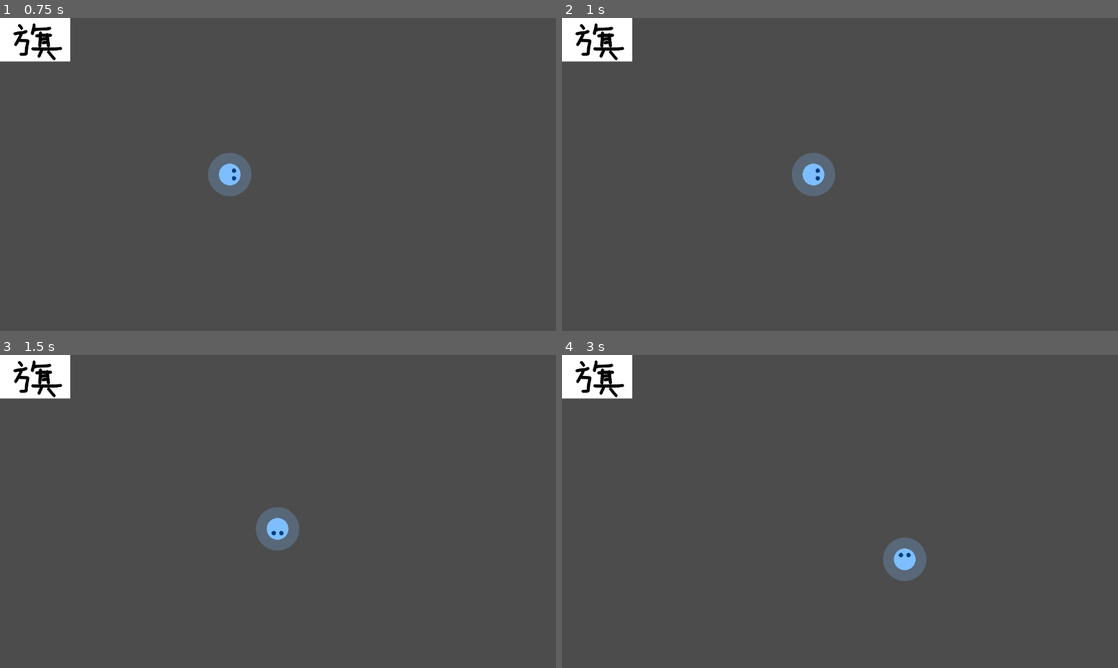
Above: before the commit, frames 1-4 (two rows, left to right).
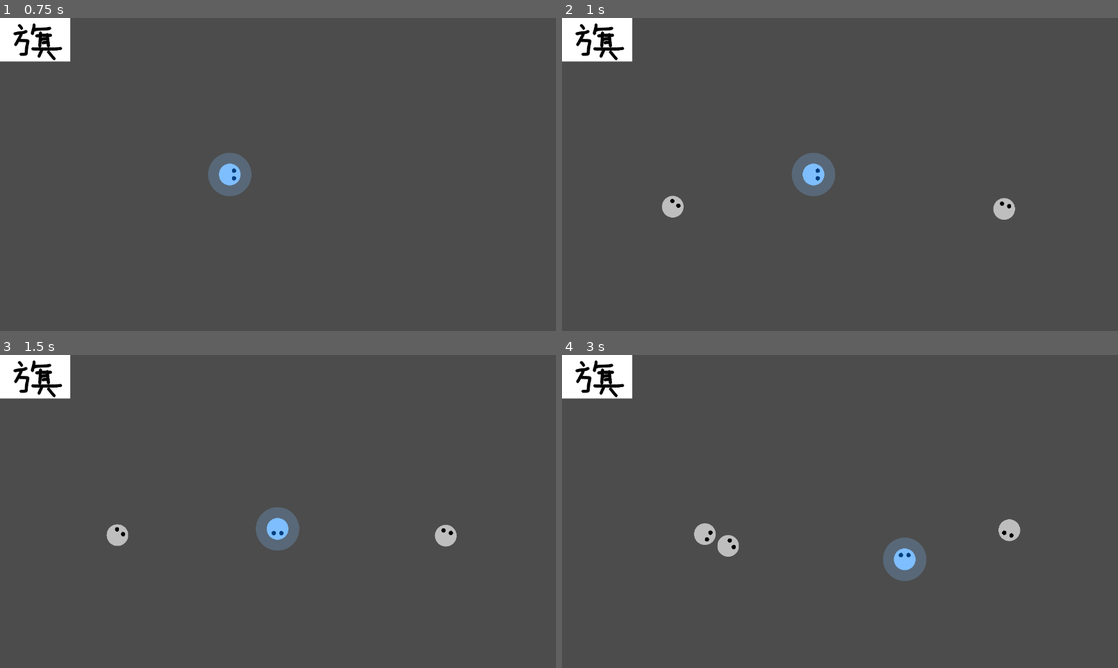
Above: after the commit, the same moments.

Repository: saimukzi/NfaoPoSim
Game: Godot game, scene res://DemoStage/DemoStage.tscn
Same seed, same stepped clock (60 frames per second), same inputs: the game is played once before the commit and once after it. Sound files missing from this copy of the repository are replaced by a short silence.
Inputs:
- Up to frame 1 (0.75 s): tap Enter at 0.5 s; hold Right (game_right) from 0.53 s (still down); hold Z (game_eat) from 0.53 s (still down)
- Up to frame 2 (1 s): keep holding Right (game_right); keep holding Z (game_eat)
- Up to frame 3 (1.5 s): release Right (game_right) at 1.28 s; release Z (game_eat) at 1.28 s; hold Down (game_down) from 1.28 s (still down); tap Z (game_eat) at 1.35 s
- Up to frame 4 (3 s): release Down (game_down) at 2.03 s; hold Right (game_right) 2.03-2.78 s; hold Z (game_eat) 2.03-2.78 s; hold Up (game_up) from 2.78 s (still down); tap Z (game_eat) at 2.85 s

Frame 1 is identical in both runs. In frame 2, 0.4% of the frame differs, in the area x 18-82%, y 56-65%; in frame 3, 0.4%; in frame 4, 0.6%, in the area x 23-83%, y 52-65%.

Commit message:
DemoStage add MobSpawner

Diff:
--- /dev/null
+++ b/DemoStage/DemoMobSpawner.gd
@@ -0,0 +1,24 @@
+extends Node2D
+
+const SPAWN_PER_SEC = 1
+
+export(NodePath) var map
+onready var map_node = get_node(map)
+
+export(NodePath) var anthem_system
+onready var anthem_system_node = get_node(anthem_system)
+onready var anthem_system_node_abs_path = anthem_system_node.get_path()
+
+onready var random_move_mob_scene = preload("res://Mobs/RandomMoveMob/RandomMoveMob.tscn")
+onready var rand = $"/root/Runtime".rand
+
+func _physics_process(delta):
+	if rand.randf() < delta / SPAWN_PER_SEC:
+		spawn_mod()
+
+func spawn_mod():
+	$"Path2D/PathFollow2D".unit_offset = rand.randf()
+	var mob_instance = random_move_mob_scene.instance() as Node2D
+	mob_instance.anthem_system = anthem_system_node_abs_path
+	map_node.add_child(mob_instance)
+	mob_instance.global_position = $"Path2D/PathFollow2D".global_position
--- a/DemoStage/DemoStage.tscn
+++ b/DemoStage/DemoStage.tscn
@@ -1,7 +1,13 @@
-[gd_scene load_steps=3 format=2]
+[gd_scene load_steps=5 format=2]
 
 [ext_resource path="res://GameBase/GameBase.tscn" type="PackedScene" id=1]
+[ext_resource path="res://DemoStage/DemoMobSpawner.gd" type="Script" id=2]
 [ext_resource path="res://GameBase/FlagBase.tscn" type="PackedScene" id=4]
+
+[sub_resource type="Curve2D" id=1]
+_data = {
+"points": PoolVector2Array( 0, 0, 0, 0, 161, 800, 0, 0, 0, 0, 1200, 800 )
+}
 
 [node name="DemoStage" type="Node"]
 
@@ -10,8 +16,20 @@
 [node name="PolicePlayer" parent="Game/Map" index="0"]
 position = Vector2( 489, 360 )
 
-[node name="FlagBase" parent="Game" instance=ExtResource( 4 )]
+[node name="MobSpawner" type="Node2D" parent="Game/Map" index="1"]
+position = Vector2( 0, -360 )
+script = ExtResource( 2 )
+map = NodePath("..")
+anthem_system = NodePath("../../AnthemSystem")
+
+[node name="Path2D" type="Path2D" parent="Game/Map/MobSpawner"]
+curve = SubResource( 1 )
+
+[node name="PathFollow2D" type="PathFollow2D" parent="Game/Map/MobSpawner/Path2D"]
+position = Vector2( 161, 800 )
+
+[node name="FlagBase" parent="Game/Map" index="2" instance=ExtResource( 4 )]
 position = Vector2( 81, 360 )
-anthem_system = NodePath("../AnthemSystem")
+anthem_system = NodePath("../../AnthemSystem")
 
 [editable path="Game"]
